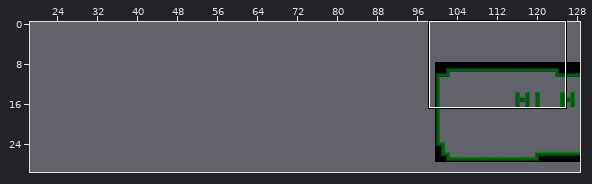
Two states of a Tiled map, Overgrown/Content/Tilemaps/TileMapTemp.tmx. The picture above shows the old version from afar; the outline marks the close-up.
Close-up. Earlier state:
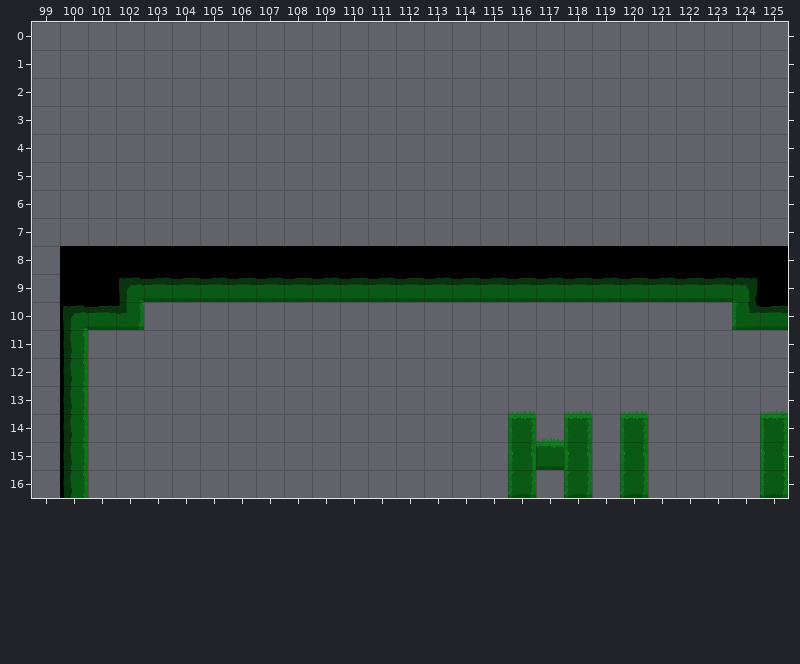
Cells are 32x32 px. Shown: x 99..125, y 0..16. The commit also changed other parts of the map, which this record leaves out. The old version is drawn lined up with the new one.
New version:
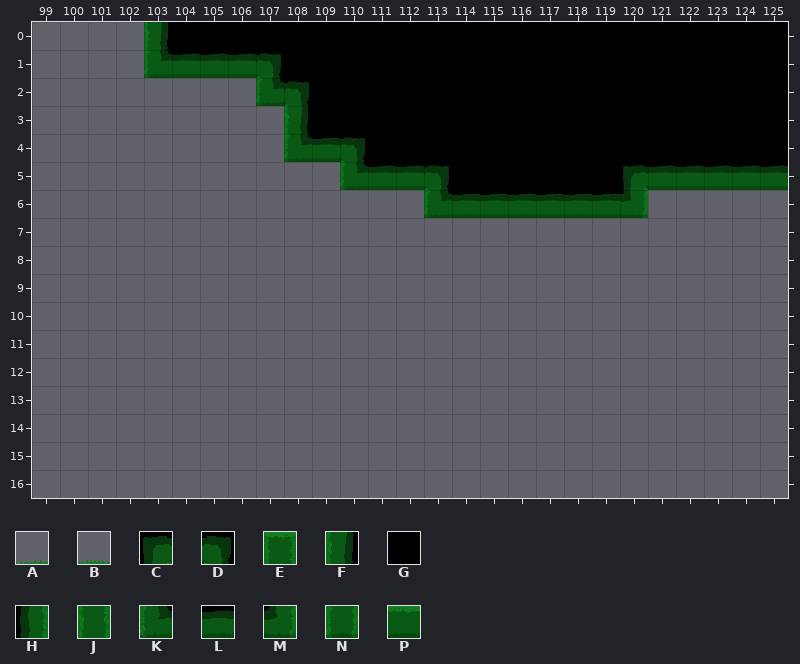
Key: from "Overgrown Start Tileset": A 1, B 4, C 20, D 22, E 24, F 29, G 30, H 31, J 37, K 42, L 43, M 44, N 50, P 67.
_ is an empty cell.
Change:
map size 50x20 -> 150x30 cells (old content now starts at 100,8; both pictures use the new coordinates)
Layer "terrain":
y 0: x 103..125 _______________________ -> FGGGGGGGGGGGGGGGGGGGGGG
y 1: x 103..125 _______________________ -> KLLLDGGGGGGGGGGGGGGGGGG
y 2: x 107..125 ___________________ -> KDGGGGGGGGGGGGGGGGG
y 3: x 108..125 __________________ -> FGGGGGGGGGGGGGGGGG
y 4: x 108..125 __________________ -> KLDGGGGGGGGGGGGGGG
y 5: x 110..125 ________________ -> KLLDGGGGGGCLLLLL
y 6: x 113..120 ________ -> KLLLLLLM
y 8: x 100..125 GGGGGGGGGGGGGGGGGGGGGGGGGG -> __________________________
y 9: x 100..125 GGCLLLLLLLLLLLLLLLLLLLLLDG -> __________________________
y 10: x 100..102 CLM -> ___; x 124..125 KL -> __
y 11..12: x 100 H -> _
y 13: x 100 H -> _; x 116 A -> _; x 118 A -> _; x 120 A -> _; x 125 A -> _
y 14: x 100 H -> _; x 116..118 EBE -> ___; x 120 E -> _; x 125 E -> _
y 15: x 100 H -> _; x 116..118 JPJ -> ___; x 120 J -> _; x 125 J -> _
y 16: x 100 H -> _; x 116 N -> _; x 118 N -> _; x 120 N -> _; x 125 N -> _
Pixel boxes of the changes (left, top, right, bottom) in both close-ups:
added: (144, 22, 788, 218)
removed: (60, 246, 788, 498)
